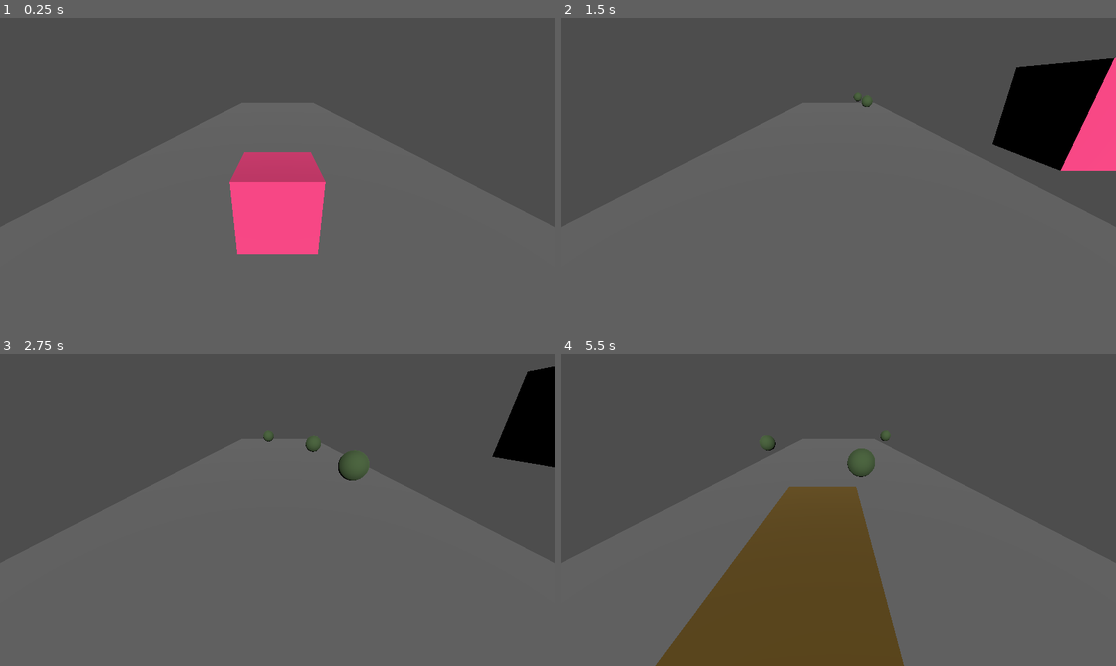
Above: before the commit, frames 1-4 (two rows, left to right).
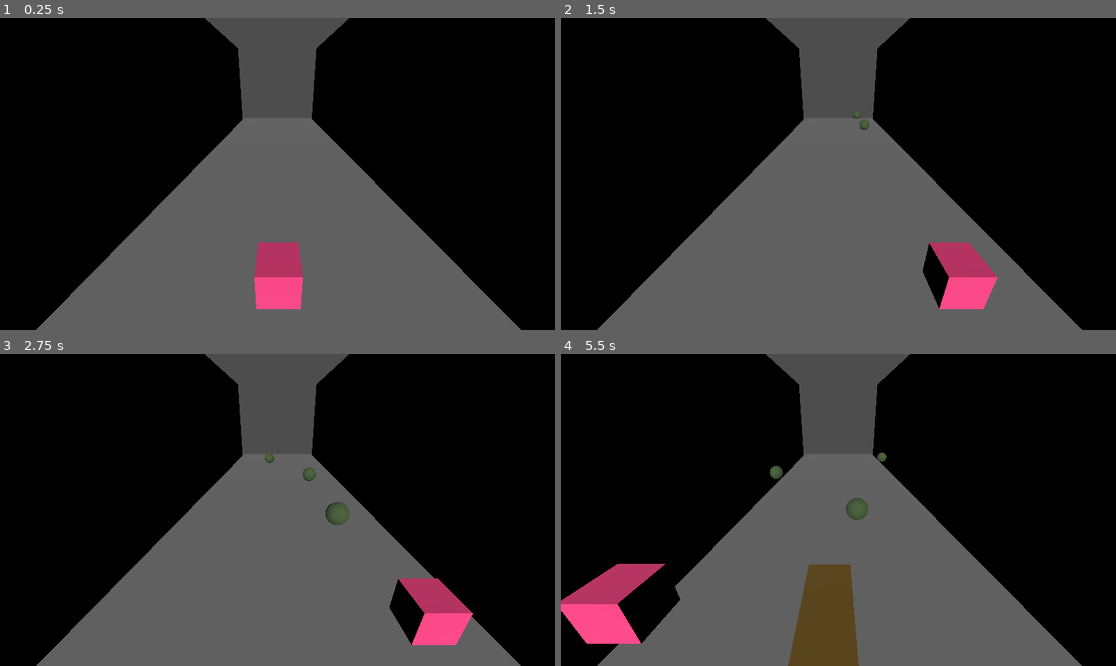
Above: after the commit, the same moments.

Repository: DoggyRuff6132/codedaylawinter2024
Game: Godot game, scene res://base_scene.tscn
Two runs of this game, one before a commit and one after it. Both use one fixed random seed, a clock stepped at 60 frames per second and the inputs below.
Inputs:
- Up to frame 1 (0.25 s): no input
- Up to frame 2 (1.5 s): hold D (Right) 0.53-1.28 s; tap W (Jump) at 0.6, 0.77, 1.07 s; hold A (Left) from 1.28 s (still down); tap S (Slide) at 1.35 s
- Up to frame 3 (2.75 s): tap W (Jump) at 1.52, 1.55, 1.82, 2.1 s; release A (Left) at 2.03 s; hold D (Right) from 2.03 s (still down)
- Up to frame 4 (5.5 s): tap S (Slide) at 2.85, 4.35 s; tap W (Jump) at 3.02, 3.05, 3.32, 3.6, 3.77, 4.07, 4.52, 4.55, 4.82, 5.1 s; release D (Right) at 3.53 s; hold A (Left) from 3.53 s (still down)

The runs differ from the first frame. In frame 1, 68% of the frame differs, in the area x 0-100%, y 0-100%; in frame 2, 59%; in frame 3, 62%; in frame 4, 75%.

Commit message:
Walls added with better jump mechanic
Jumps were floating for too long and walls added to prevent falling outside the border.

Diff:
--- a/CodeDayLA2024/Player.gd
+++ b/CodeDayLA2024/Player.gd
@@ -15,7 +15,7 @@
 
 	# Handle jump.
 	if Input.is_action_just_pressed("Jump") and is_on_floor():
-		velocity.y = JUMP_VELOCITY + 1.5
+		velocity.y = JUMP_VELOCITY + 7
 
 
 	# Get the input direction and handle the movement/deceleration.
--- a/CodeDayLA2024/base_scene.tscn
+++ b/CodeDayLA2024/base_scene.tscn
@@ -27,10 +27,34 @@
 skeleton = NodePath("")
 
 [node name="Camera3D" type="Camera3D" parent="."]
-transform = Transform3D(1, 0, 0, 0, 0.914882, 0.403721, 0, -0.403721, 0.914882, 0, 2.40261, 2.39791)
+transform = Transform3D(1, 0, 0, 0, 0.914882, 0.403721, 0, -0.403721, 0.914882, -0.0226916, 4.68153, 3.46421)
 
 [node name="DirectionalLight3D" type="DirectionalLight3D" parent="."]
 transform = Transform3D(1, 0, 0, 0, 0.914882, 0.403721, 0, -0.403721, 0.914882, 0, 2.40261, 2.39791)
 
 [node name="Spawner" parent="." instance=ExtResource("3_a2qr7")]
 timeBetweenSpawns = 0.7
+
+[node name="StaticBody3D2" type="StaticBody3D" parent="."]
+transform = Transform3D(-4.37114e-08, -1, 0, 1, -4.37114e-08, 0, 0, 0, 1, -5.35463, 4.068, -8.14196)
+
+[node name="CollisionShape3D" type="CollisionShape3D" parent="StaticBody3D2"]
+transform = Transform3D(1, 0, 0, 0, 1, 0, 0, 0, 1, 0, 0, -5)
+shape = SubResource("BoxShape3D_4yvj8")
+
+[node name="MeshInstance3D" type="MeshInstance3D" parent="StaticBody3D2"]
+transform = Transform3D(1, 0, 0, 0, 1, 0, 0, 0, 1, 0, 0, -5)
+mesh = SubResource("BoxMesh_nm4wk")
+skeleton = NodePath("")
+
+[node name="StaticBody3D3" type="StaticBody3D" parent="."]
+transform = Transform3D(-4.37114e-08, -1, 0, 1, -4.37114e-08, 0, 0, 0, 1, 5.23324, 4.068, -8.14196)
+
+[node name="CollisionShape3D" type="CollisionShape3D" parent="StaticBody3D3"]
+transform = Transform3D(1, 0, 0, 0, 1, 0, 0, 0, 1, 0, 0, -5)
+shape = SubResource("BoxShape3D_4yvj8")
+
+[node name="MeshInstance3D" type="MeshInstance3D" parent="StaticBody3D3"]
+transform = Transform3D(1, 0, 0, 0, 1, 0, 0, 0, 1, 0, 0, -5)
+mesh = SubResource("BoxMesh_nm4wk")
+skeleton = NodePath("")
--- a/CodeDayLA2024/project.godot
+++ b/CodeDayLA2024/project.godot
@@ -48,3 +48,7 @@
 3d_physics/layer_1="Default"
 3d_physics/layer_2="Obstacle"
 3d_physics/layer_3="Player"
+
+[physics]
+
+3d/default_gravity=50.0
